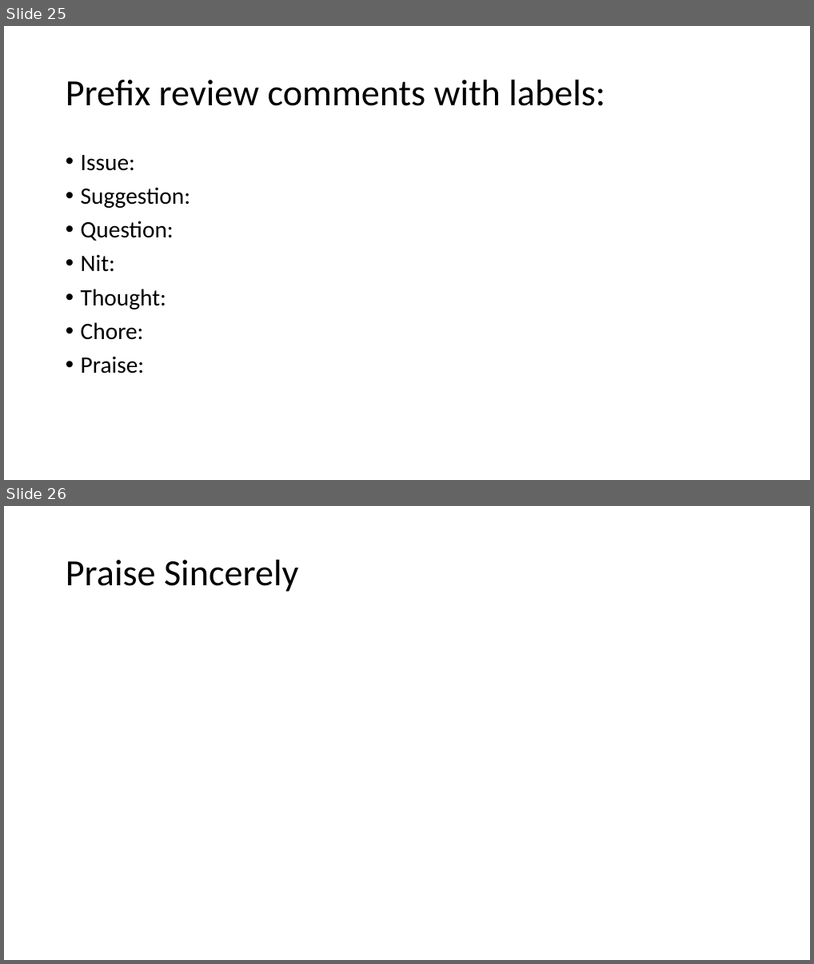
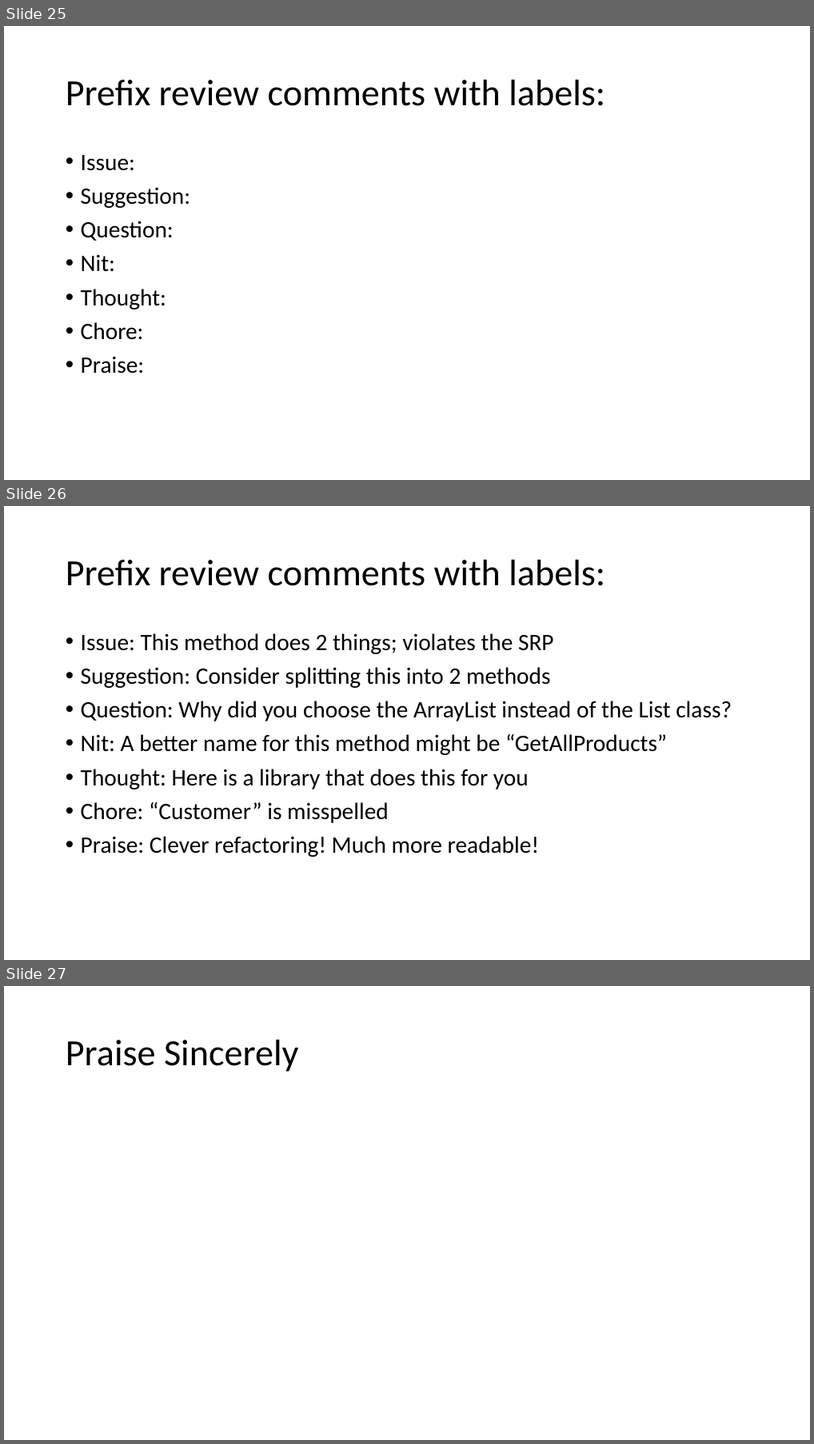
Before and after one commit to DavidGiard/Presentation-Slides, a slide deck: Blood-Sweat-and-Code-Reviews/Code Reviews.pptx. Shown one above the other, each under a label of ours: slides 25 and 26 before the commit, slides 25, 26 and 27 after it. The pictures are 814x964 and 814x1444 pixels, drawn with LibreOffice and Linux fonts; fonts in the diff are those of the drawing. Boxes give left, top, right and bottom in pixels: in the first picture for what was removed or moved away, otherwise in the second. Text is boxed around its words. In the diff, an @@ line names an element or a change of style, - is before the commit and + after.

Commit message:
Code Review prefix examples

```diff
--- a/Blood-Sweat-and-Code-Reviews/Code Reviews.pptx
+++ b/Blood-Sweat-and-Code-Reviews/Code Reviews.pptx
@@ slide 26 added at (x1=4, y1=506, x2=810, y2=960), background #FFFFFF @@
@@ title added at (x1=66, y1=560, x2=606, y2=586), 44 pt, text #000000 @@
+Prefix review comments with labels:
@@ text added at (x1=81, y1=633, x2=732, y2=856), 28 pt, text #000000 @@
+• Issue: This method does 2 things; violates the SRP
+• Suggestion: Consider splitting this into 2 methods
+• Question: Why did you choose the ArrayList instead of the List class?
+• Nit: A better name for this method might be “GetAllProducts”
+• Thought: Here is a library that does this for you
+• Chore: “Customer” is misspelled
+• Praise: Clever refactoring! Much more readable!
@@ what was slide 26 is now slide 27 @@
```
Also in this commit, not shown: 3 slides changed.
